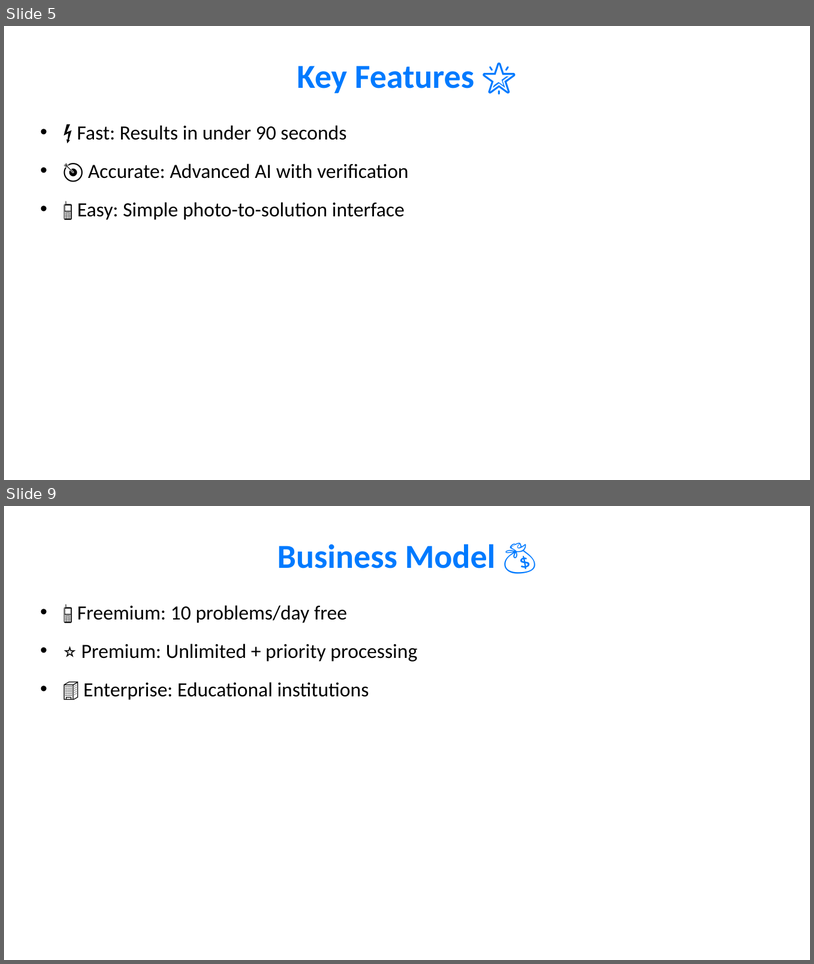
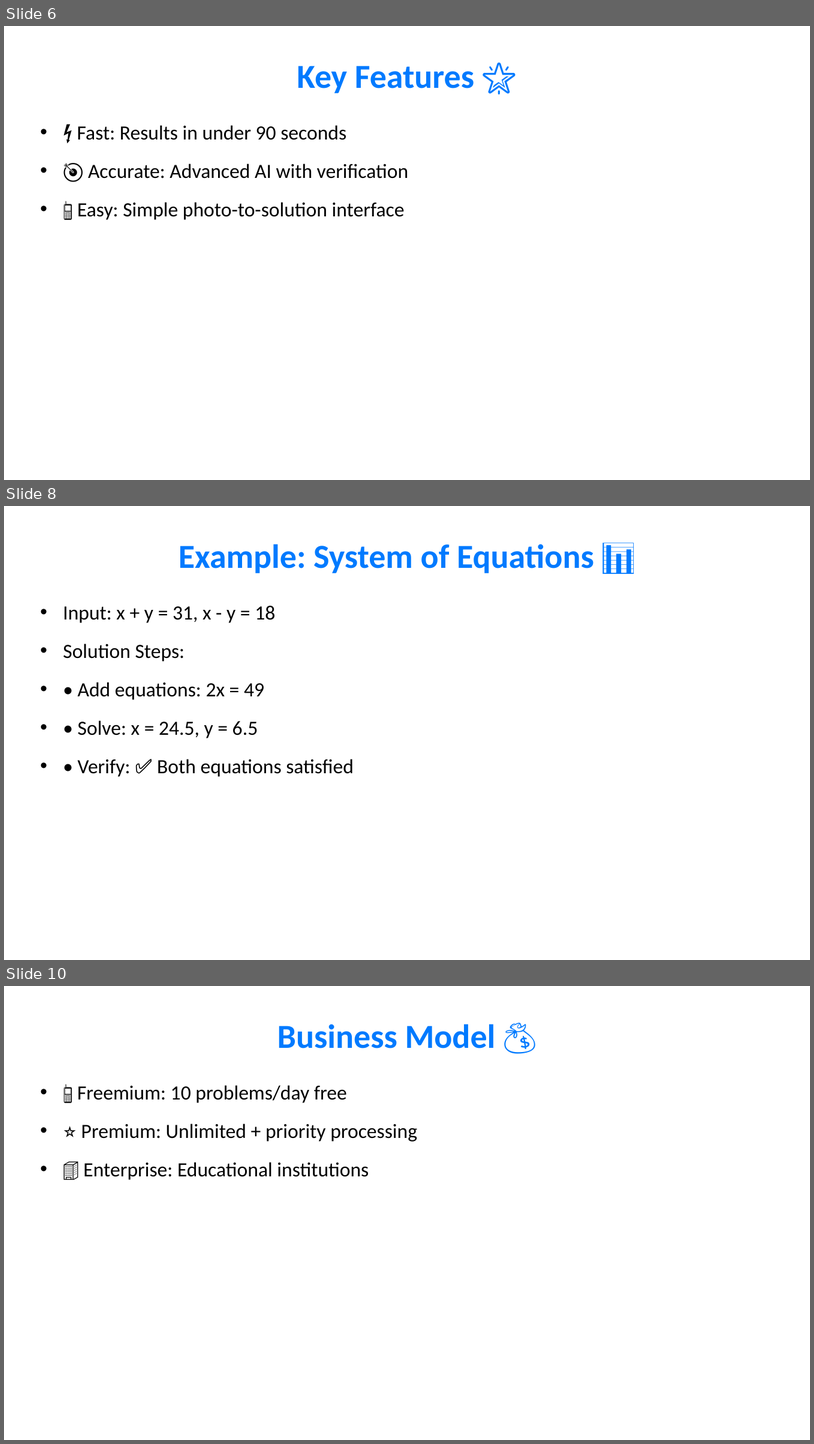
Before and after one commit to lskenkf/math_solver, a slide deck: Math_Solver_Refined_Presentation.pptx. Shown one above the other, each under a label of ours: slides 5 and 9 before the commit, slides 6, 8 and 10 after it; the slides between them are not shown. The pictures are 814x964 and 814x1444 pixels, drawn with LibreOffice and Linux fonts; fonts in the diff are those of the drawing. Boxes give left, top, right and bottom in pixels: in the first picture for what was removed or moved away, otherwise in the second. Text is boxed around its words. In the diff, an @@ line names an element or a change of style, - is before the commit and + after.

```diff
--- a/Math_Solver_Refined_Presentation.pptx
+++ b/Math_Solver_Refined_Presentation.pptx
@@ slide 8 added at (4, 506, 810, 960), background #FFFFFF @@
@@ title added at (179, 544, 594, 573), 40 pt, text #007AFF, bold @@
+Example: System of Equations 📊
@@ text added at (63, 606, 354, 777), 24 pt, text #000000 @@
+• Input: x + y = 31, x - y = 18
+• Solution Steps:
+• • Add equations: 2x = 49
+• • Solve: x = 24.5, y = 6.5
+• • Verify: ✅ Both equations satisfied
@@ what was slide 5 is now slide 6 @@
@@ what was slide 9 is now slide 10 @@
```
Also in this commit, not shown: 5 slides changed, 2 other slides added, 1 slide removed, 29 other files.
